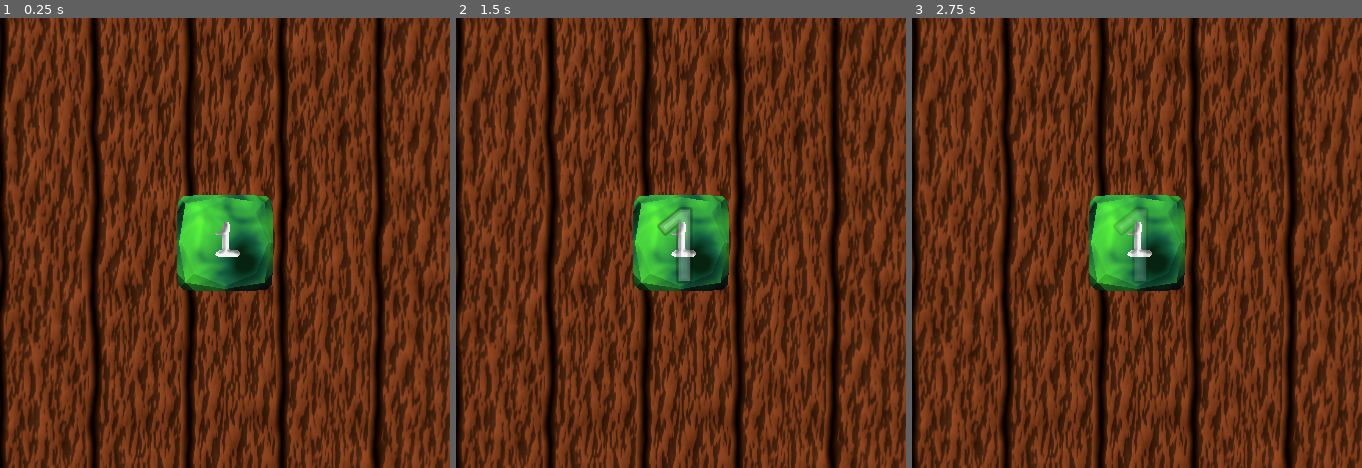
Above: before the commit, frames 1-3 (left to right).
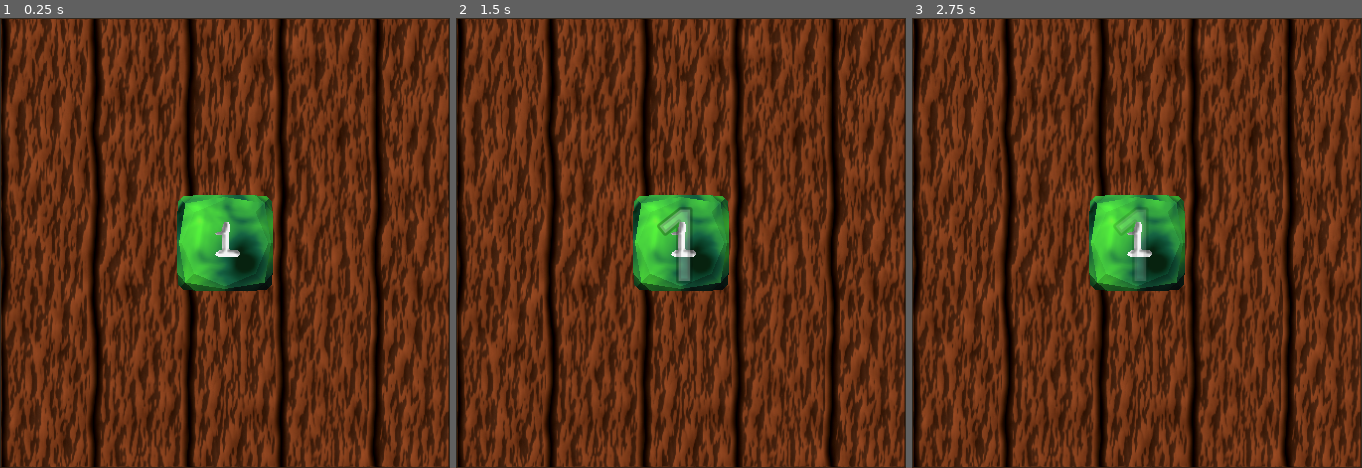
Above: after the commit, the same moments.

Repository: A31Nesta/OptiDice
Game: Godot game, scene res://scn/Dice2.tscn
The game is run twice, just before and just after one commit, with the same random seed, the same clock (stepped at 60 frames per second) and the same inputs.
Inputs (mouse positions are in pixels of both pictures, inside the frame that each line leads up to):
- Up to frame 1 (0.25 s): no input
- Up to frame 2 (1.5 s): tap Enter at 0.5 s; move the mouse to (780, 220) at 0.52 s; click (780, 220) at 0.67 s; move the mouse to (591, 265) at 1.27 s; click (591, 265) at 1.42 s
- Up to frame 3 (2.75 s): tap Space at 2 s; move the mouse to (1182, 144) at 2.02 s; click (1182, 144) at 2.17 s

The runs differ from the first frame. In frame 1, 16% of the frame differs, in the area x 0-100%, y 0-100%; in frame 2, 16%; in frame 3, 16%.

Commit message:
tweak mass, make coins bigger, fix clipping

Diff:
--- a/DiceObjects/coin.tscn
+++ b/DiceObjects/coin.tscn
@@ -9,14 +9,15 @@
 
 [node name="C-RB" type="RigidBody3D"]
 transform = Transform3D(1, 0, 0, 0, 1, 0, 0, 0, 1, 0, 1, 0)
-mass = 0.5
 gravity_scale = 4.0
 continuous_cd = true
 script = ExtResource("1_35evc")
 
 [node name="Mdl" type="MeshInstance3D" parent="."]
+transform = Transform3D(1.5, 0, 0, 0, 1.5, 0, 0, 0, 1.5, 0, 0, 0)
 material_override = ExtResource("2_ij3ir")
 mesh = ExtResource("3_7s6l3")
 
 [node name="CollisionShape3D" type="CollisionShape3D" parent="."]
+transform = Transform3D(1.5, 0, 0, 0, 1.5, 0, 0, 0, 1.5, 0, 0, 0)
 shape = SubResource("ConvexPolygonShape3D_c8dbf")
--- a/project.godot
+++ b/project.godot
@@ -23,6 +23,7 @@
 [physics]
 
 3d/run_on_separate_thread=true
+3d/default_gravity=19.6
 3d/solver/solver_iterations=32
 
 [rendering]
--- a/scn/Dice2.tscn
+++ b/scn/Dice2.tscn
@@ -28,18 +28,18 @@
 script = ExtResource("1_wjiea")
 
 [node name="Board" type="MeshInstance3D" parent="."]
-transform = Transform3D(100, 0, 0, 0, 100, 0, 0, 0, 100, 0, 0, 0)
+transform = Transform3D(100, 0, 0, 0, 100, 0, 0, 0, 100, 0, -0.22568, 0)
 material_override = SubResource("StandardMaterial3D_rxduo")
 mesh = ExtResource("2_i38nt")
 
 [node name="StaticBody3D" type="StaticBody3D" parent="Board"]
 
 [node name="CollisionShape3D" type="CollisionShape3D" parent="Board/StaticBody3D"]
-transform = Transform3D(1, 0, 0, 0, 1, 0, 0, 0, 1, 0, -0.0124422, 0)
+transform = Transform3D(1, 0, 0, 0, 1, 0, 0, 0, 1, 0, -0.01, 0)
 shape = SubResource("BoxShape3D_wn6va")
 
 [node name="Col" type="MeshInstance3D" parent="."]
-transform = Transform3D(100, 0, 0, 0, 100, 0, 0, 0, 100, 0, 0, 0)
+transform = Transform3D(100, 0, 0, 0, 100, 0, 0, 0, 100, 0, -0.22568, 0)
 visible = false
 mesh = ExtResource("3_x6w1a")
 skeleton = NodePath("../Camera3D")
--- a/scn/DieController.gd
+++ b/scn/DieController.gd
@@ -15,7 +15,7 @@
 	# Previous versions checked for collisions but it was
 	# slower and it didn't work correctly with many dice
 	if transform.origin.y <= 1.5:
-		var multDelta = delta * 50
+		var multDelta = delta * 75
 
 		# Here we remove the gravity from the accelerometer and make it twice as sensitive to vertical force
 		# The device's sensors give the vertical value as Z so to make it work properly we need to put the Z in the Y's place
--- a/scn/menu.tscn
+++ b/scn/menu.tscn
@@ -324,6 +324,7 @@
 vertical_alignment = 1
 script = ExtResource("7_k630i")
 
+[connection signal="hidden" from="." to="Coin/Indicator" method="on_disable_called"]
 [connection signal="hidden" from="." to="D4/Indicator" method="on_disable_called"]
 [connection signal="hidden" from="." to="D6/Indicator" method="on_disable_called"]
 [connection signal="hidden" from="." to="D8/Indicator" method="on_disable_called"]
@@ -331,7 +332,6 @@
 [connection signal="hidden" from="." to="D12/Indicator" method="on_disable_called"]
 [connection signal="hidden" from="." to="D20/Indicator" method="on_disable_called"]
 [connection signal="hidden" from="." to="D100/Indicator" method="on_disable_called"]
-[connection signal="hidden" from="." to="Coin/Indicator" method="on_disable_called"]
 [connection signal="pressed" from="CenterContainer/Button" to="." method="_on_roll_button_pressed"]
 [connection signal="pressed" from="Options" to="." method="open_options"]
 [connection signal="pressed" from="Coin" to="Coin/Indicator" method="_on_d_pressed"]
